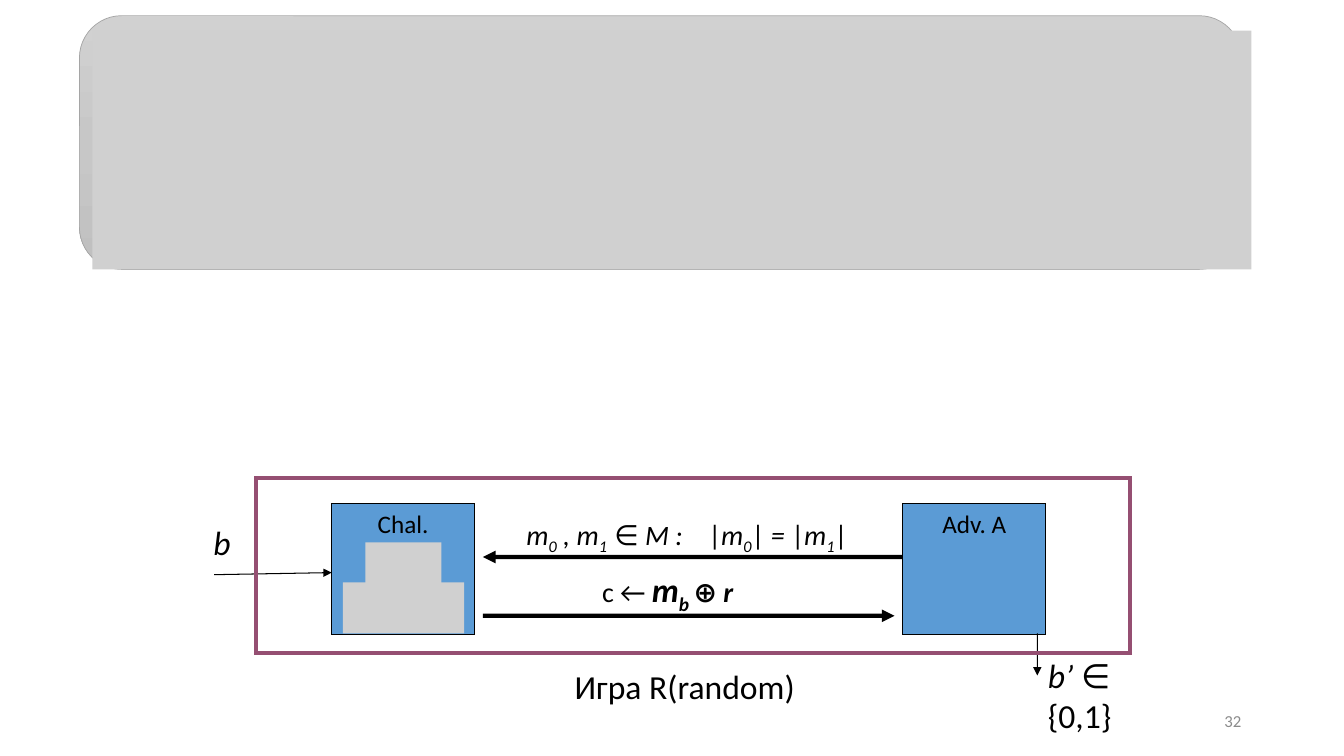
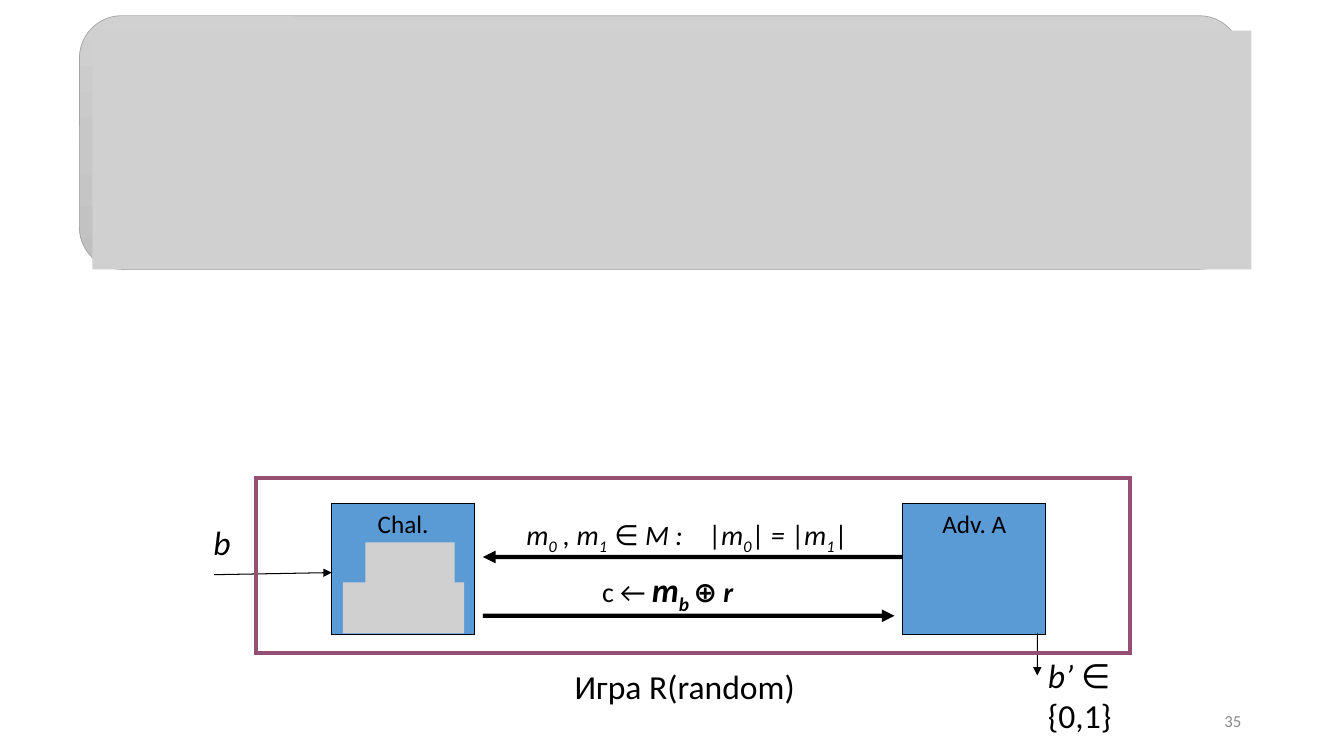
Before and after one commit to CryptoCourse/CryptoLectures, a slide deck: slide 35 of Lectures/Lecture2.pptx (slide 32 before the commit). Drawn at 1344x756 pixels with LibreOffice and Linux fonts; fonts in the diff are those of the drawing; grey boxes stand for pictures. Boxes give left, top, right and bottom in pixels: in the first picture for what was removed or moved away, otherwise in the second. Text is boxed around its words. In the diff, an @@ line names an element or a change of style, - is before the commit and + after.

```diff
--- a/Lectures/Lecture2.pptx
+++ b/Lectures/Lecture2.pptx
@@ picture resized from (x1=365, y1=542, x2=441, y2=594) to (x1=365, y1=542, x2=455, y2=594) @@
@@ page number at (x1=1224, y1=716, x2=1241, y2=727): text changed @@
-32
+35
```
Also in this commit, not shown: 4 other slides changed, 3 slides added, 2 other files.
